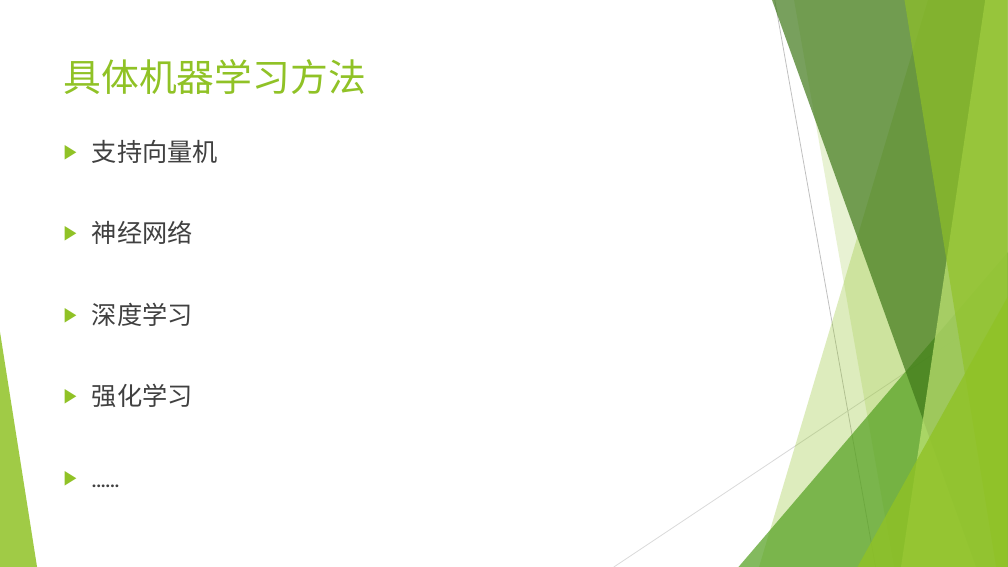
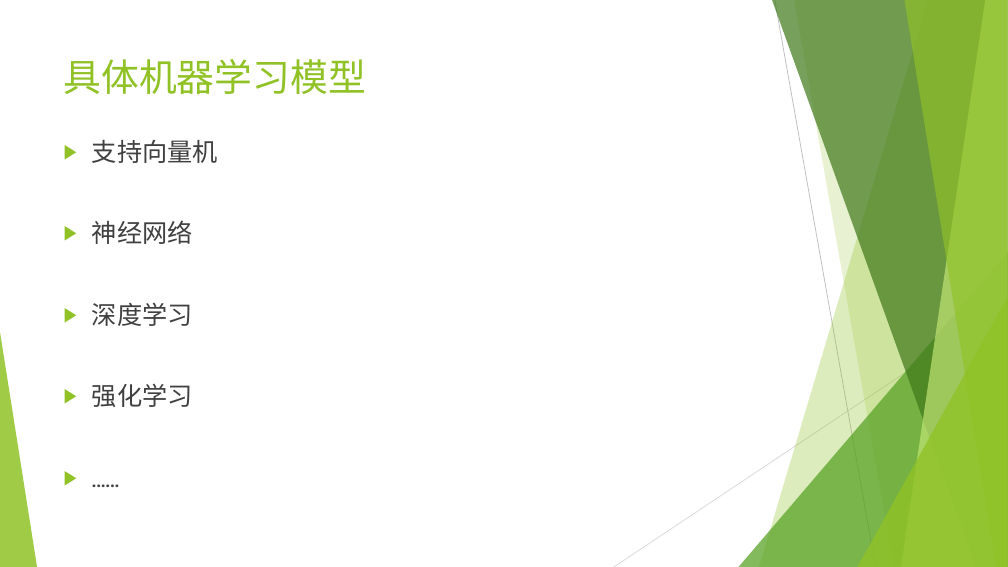
Before and after one commit to icsnju/I2EC, a slide deck: slide 22 of Finance/机器学习在金融行业的应用.pptx (slide 14 before the commit). Drawn at 1008x567 pixels with LibreOffice and Linux fonts; fonts in the diff are those of the drawing. Boxes give left, top, right and bottom in pixels: in the first picture for what was removed or moved away, otherwise in the second. Text is boxed around its words. In the diff, an @@ line names an element or a change of style, - is before the commit and + after.

```diff
--- a/Finance/机器学习在金融行业的应用.pptx
+++ b/Finance/机器学习在金融行业的应用.pptx
@@ title at (64, 59, 366, 94): text changed @@
-具体机器学习方法
+具体机器学习模型
```
Also in this commit, not shown: 2 other slides changed, 15 slides added, 9 slides removed.
